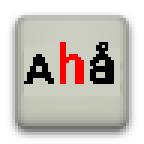
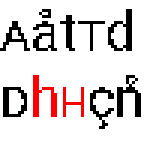
Layered file, before and after one edit (w=144, h=144). Changes by layer:
renamed "qha" to "qatxd ...", painted on it over bbox(0, 9, 141, 129)
painted on "icon.png" over bbox(0, 9, 141, 141)
